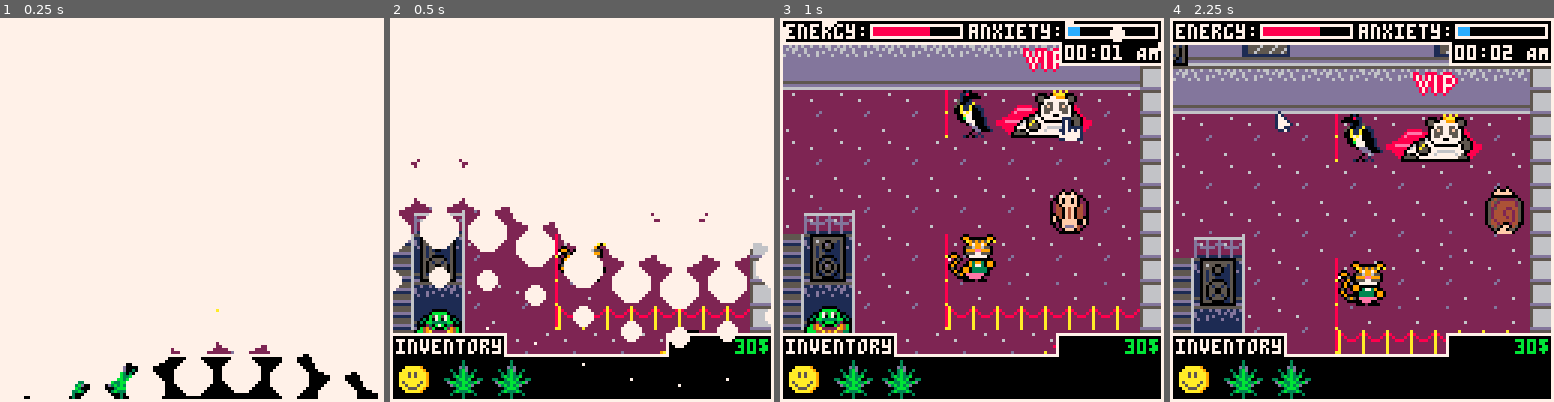
Above: before the commit, frames 1-4 (left to right).
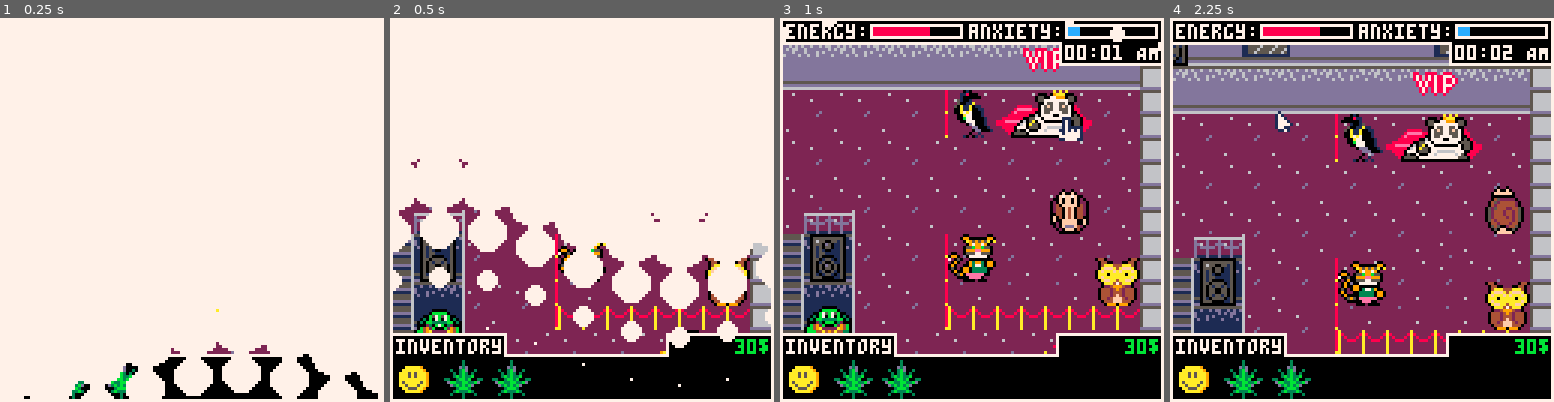
Above: after the commit, the same moments.

Repository: ekaktusz/ld53delivery
Game: PICO-8 cartridge delivery.p8
Two runs of this game, one before a commit and one after it. Both use one fixed random seed, a clock stepped at 60 frames per second and the inputs below.
Inputs (mouse positions are in pixels of both pictures, inside the frame that each line leads up to):
- Up to frame 1 (0.25 s): no input
- Up to frame 2 (0.5 s): tap X (X key) at 0.33 s
- Up to frame 3 (1 s): click (1060, 121) at 0.67 s
- Up to frame 4 (2.25 s): tap X (X key) at 1.07, 1.85 s; click (1216, 267) at 1.22 s; hold Right 1.6-2.1 s; click (1277, 114) at 1.77 s; hold Up from 2.15 s (still down)

Frame 1 is identical in both runs. In frame 2, 0.4% of the frame differs, in the area x 52-94%, y 60-75%; in frame 3, 1.1%; in frame 4, 1.3%, in the area x 50-94%, y 46-82%.

Commit message:
ez mar valami

Diff:
--- a/delivery.p8
+++ b/delivery.p8
@@ -300,7 +300,7 @@
 0424252425242524252425242524252425242524252425242524252425242524252425242524252425242524252425242524252425022524250400000000000000000000000000000000000000000000000000000000000000000000000000000000000000000000000000000000000000000000000000000000000000000000
 04343534353425b8b834353435b8b8b8b8b8b8b8b8b8b8b8b8b8b8b8b8b8b8b8b8b8b8b8b8b8b834353435b8b83435343534353435243534350400000000000000000000000000000000000000000000000000000000000000000000000000000000000000000000000000000000000000000000000000000000000000000000
 042424252524354045646565754045444544454445444540454445404544454445444544454045646565754045242524a98c252425242524250400000000000000000000000000000000000000000000000000000000000000000000000000000000000000000000000000000000000000000000000000000000000000000000
-043434353534255455646565755455545554555455545554555455545554555455545554555455646565755455343534a934353435343534350400000000000000000000000000000000000000000000000000000000000000000000000000000000000000000000000000000000000000000000000000000000000000000000
+043434353534255455646565755455545554555455545554555455545554555455545554555455646565755455343534a9343534353435ce350400000000000000000000000000000000000000000000000000000000000000000000000000000000000000000000000000000000000000000000000000000000000000000000
 042424252425354445646565754445444544454445404540458445404540454445444544454445646565754445242524a934353435343534350400000000000000000000000000000000000000000000000000000000000000000000000000000000000000000000000000000000000000000000000000000000000000000000
 0424343534352554556465657580555455548c5455545554555455545554555455545582558055646565758a55343534a9a8a8a8a8a8a8a8a80400000000000000000000000000000000000000000000000000000000000000000000000000000000000000000000000000000000000000000000000000000000000000000000
 0434242524253514c21414141414141414141414141414146a6b6c6dcc1414141414141414141414141414141424252425242524258e2524250400000000000000000000000000000000000000000000000000000000000000000000000000000000000000000000000000000000000000000000000000000000000000000000
@@ -309,7 +309,7 @@
 0424343534822514141414cc1414141414141414141414141414141414141414141414141414141414148c1414343534045a4a5a5a5a5a4b5a0400000000000000000000000000000000000000000000000000000000000000000000000000000000000000000000000000000000000000000000000000000000000000000000
 043424252425351414141414141414141414141414141414141414141414141414141414141414141414141414242524045a5a5a5a4b5a5a5a0400000000000000000000000000000000000000000000000000000000000000000000000000000000000000000000000000000000000000000000000000000000000000000000
 04243435343525ce1414c014141414144e141414141414141414141414141414c01414c2141414141414141414343534045a5b5a4a5a5a4a5a0400000000000000000000000000000000000000000000000000000000000000000000000000000000000000000000000000000000000000000000000000000000000000000000
-0434352435343514141414141414141414141414148e1414141414141414141414141414141414cc14c414c414242524044c4d8a4d4c4d4c4d0400000000000000000000000000000000000000000000000000000000000000000000000000000000000000000000000000000000000000000000000000000000000000000000
+0434352435343514141414141414141414141414148e1414141414141414141414141414141414141414141414242524044c4d8a4d4c4d4c4d0400000000000000000000000000000000000000000000000000000000000000000000000000000000000000000000000000000000000000000000000000000000000000000000
 04242524252425b8b8b8b8b8b8b8b8b8b8b8b8b8b8b8b8b8b8b8b8b8b8b8b8b8b8b8b8b8b8b8b8b8b8b8b8b8b8343534045c5d5c5d5c5d5c5d0400000000000000000000000000000000000000000000000000000000000000000000000000000000000000000000000000000000000000000000000000000000000000000000
 043435343534352425242524252425242524252425242524258a252425242425252425242524252425242524252425240414141414141414140400000000000000000000000000000000000000000000000000000000000000000000000000000000000000000000000000000000000000000000000000000000000000000000
 0424252425242534353435343534353435343534353435343534353435343435353435343534353435343534353435347414141414141414140400000000000000000000000000000000000000000000000000000000000000000000000000000000000000000000000000000000000000000000000000000000000000000000
--- a/include/customer.lua
+++ b/include/customer.lua
@@ -65,7 +65,7 @@
 
     customer.demand = nil
     customer.demand_timer = 0
-    customer.demand_time = rnd(200) * 60
+    customer.demand_time = rnd(300) * 60
     customer.current_drug = nil
 
     return customer
@@ -74,7 +74,7 @@
 function customer_reset_demand(customer)
     customer.demand = nil
     customer.demand_timer = 0
-    customer.demand_time = 2400 + rnd(100) * 60
+    customer.demand_time = 3600 + rnd(300) * 60
 end
 
 local function customer_update(customer)
--- a/include/dealer.lua
+++ b/include/dealer.lua
@@ -1,4 +1,10 @@
 dealer = {}
+
+local prices = {
+    cocaine = 54,
+    marijuana = 12,
+    ecstasy = 18
+}
 
 function dealer_init()
     clear_table(dealer)
@@ -23,8 +29,8 @@
         --inventory_add_drug("marijuana")
         if not mouse.old_click and mouse.click then
             if not inventory_is_full() then
-                if money>=12 then
-                    money-=12
+                if money>=prices.marijuana then
+                    money-=prices.marijuana
                     inventory_add_drug(drug_new("marijuana"))
                 end
             end
@@ -35,8 +41,8 @@
         --inventory_add_drug("marijuana")
         if not mouse.old_click and mouse.click then
             if not inventory_is_full() then
-                if money>=15 then
-                    money-=15
+                if money>=prices.ecstasy then
+                    money-=prices.ecstasy
                     inventory_add_drug(drug_new("ecstasy"))
                 end
             end
@@ -47,8 +53,8 @@
         --inventory_add_drug("marijuana")
         if not mouse.old_click and mouse.click then
             if not inventory_is_full() then
-                if money>=42 then
-                    money-=42
+                if money>=prices.cocaine then
+                    money-=prices.cocaine
                     inventory_add_drug(drug_new("cocaine"))
                 end
             end
Not shown, changed: 20 lines of the sprite sheet (__gfx__) section of delivery.p8
